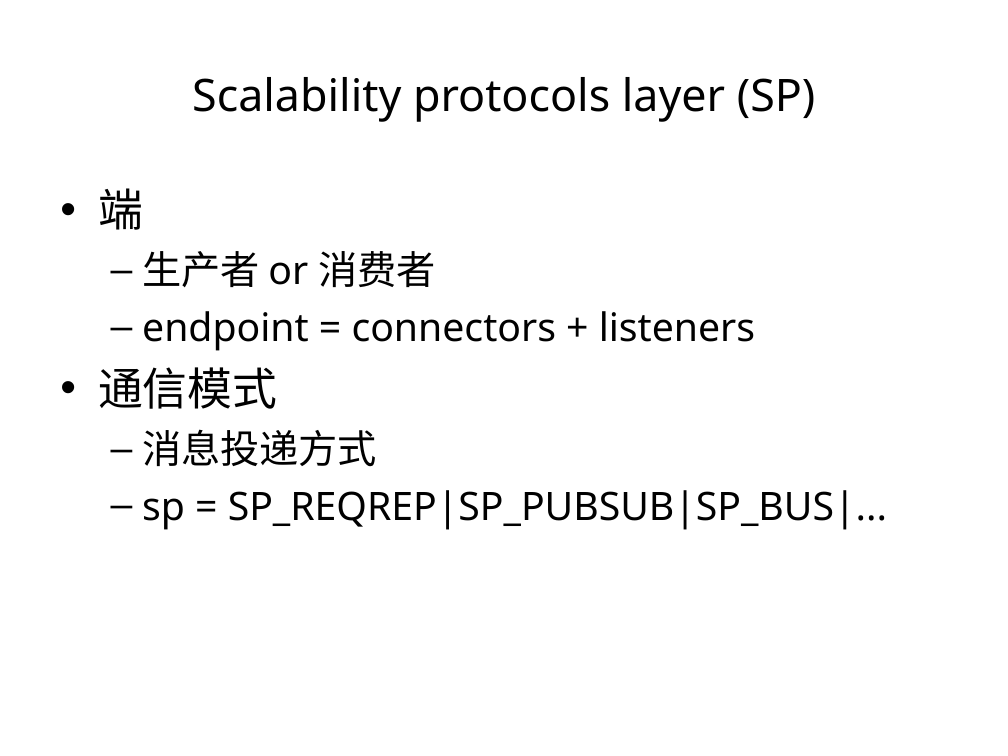
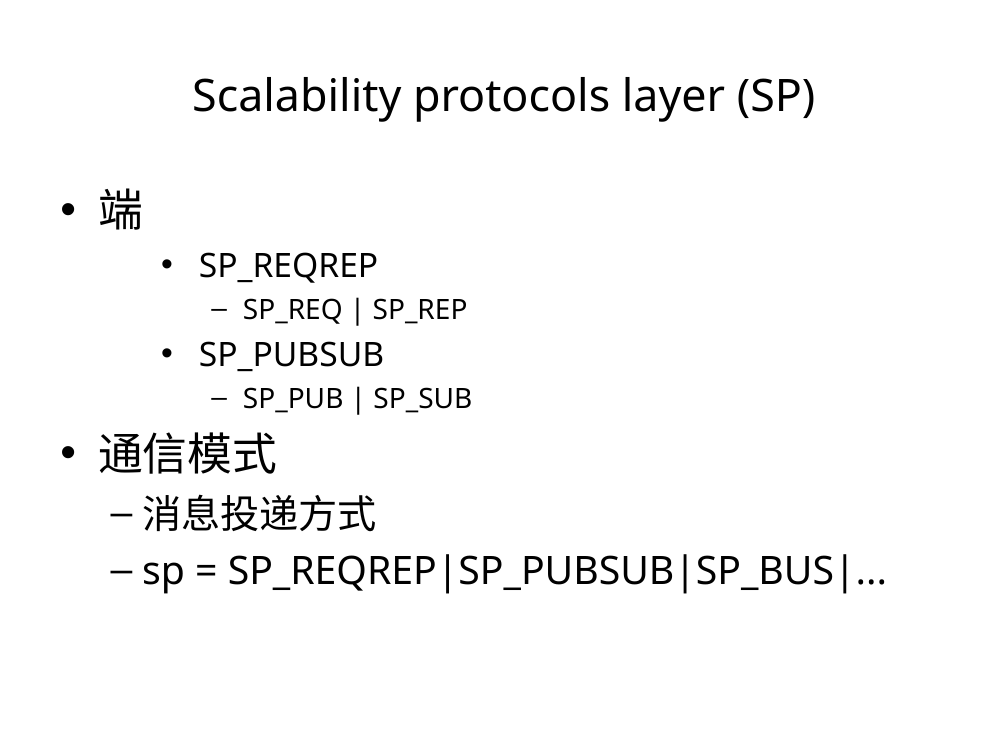
Before and after one commit to proxyio/xio, a slide deck: slide 17 of docs/PROXYIO.ppt (slide 16 before the commit). Drawn at 1008x756 pixels with LibreOffice and Linux fonts; fonts in the diff are those of the drawing. Boxes give left, top, right and bottom in pixels: in the first picture for what was removed or moved away, otherwise in the second. Text is boxed around its words. In the diff, an @@ line names an element or a change of style, - is before the commit and + after.

```diff
--- a/docs/PROXYIO.ppt
+++ b/docs/PROXYIO.ppt
@@ text at [199,252,472,413]: text changed; size 28 to 20 pt @@
-  – 生产者 or 消费者
-  – endpoint = connectors + listeners
+    • SP_REQREP
+      – SP_REQ | SP_REP
+    • SP_PUBSUB
+      – SP_PUB | SP_SUB
```
Also in this commit, not shown: 9 other slides changed, 4 slides added, 2 slides removed.
